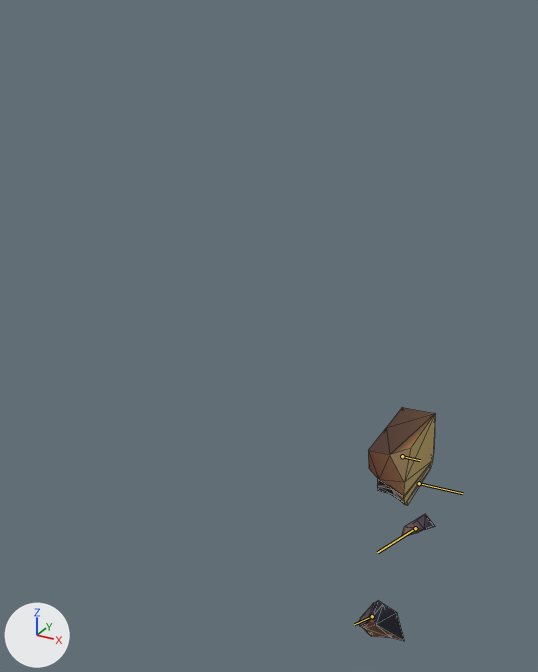
A saved change to the glTF model Project/area/1 sand oasis/act 1/environment/sandfall event/SandfallEvent.gltf.
One viewpoint serves both versions: a 50 mm camera at (40.4, -52.7, 1.3) aimed at (11.8, -0.8, -24.7). The lights are fixed; the arrows at lower left show +X, +Y and +Z. Both versions are drawn at frame 90 of the action 'event'; the numbers are the values there. The bones that bend it are drawn over the model as lines. Mesh edges are drawn as thin lines.

Objects in the first picture: 'SandfallEventMesh'.
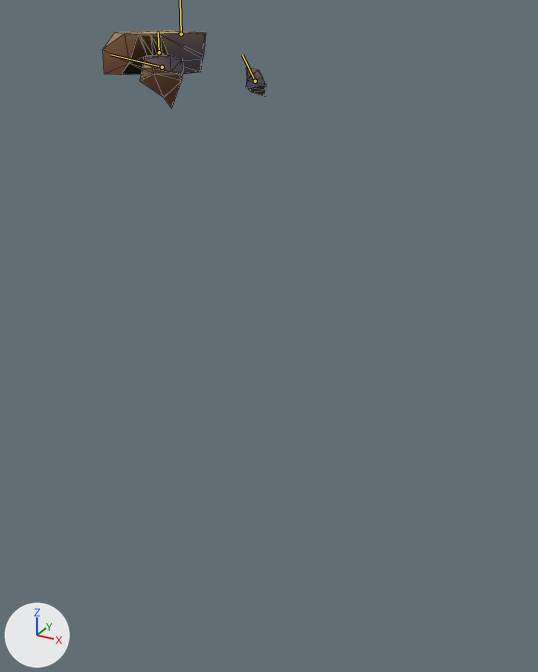
Changed parts and their boxes (x1, y1, x2, y2) in the pictures (538 x 672 px):
'SandfallEventMesh', posed (113% wider, 67% shorter)
    before: (359, 407, 435, 642)
    after: (103, 30, 266, 108)
bone 'piece1', root to tip
    before: (402, 456) to (420, 460)
    after: (159, 52) to (158, 32)
bone 'piece2', root to tip
    before: (415, 528) to (377, 552)
    after: (255, 81) to (242, 55)
bone 'piece3', root to tip
    before: (372, 616) to (354, 624)
    after: (162, 67) to (110, 54)

What the commit changed:
Bone 'piece1' (bone_piece1) moves from (24.35, -35.03, 0.0) to (1.2, -3.49, 0.0).
Bone 'piece1' (bone_piece1) turns from (0, 0, -86) to (0, 0, -1) degrees about its own x, y and z.
Bone 'piece2' (bone_piece2) moves from (22.85, -45.3, -0.86) to (5.8, -5.78, -0.7).
Bone 'piece2' (bone_piece2) turns from (50, -25, 97) to (-43, -22, 75) degrees about its own x, y and z.
Bone 'piece3' (bone_piece3) moves from (22.3, -48.67, 1.8) to (2.1, -4.31, 0.65).
Bone 'piece3' (bone_piece3) turns from (-21, -14, 151) to (46, -15, 55) degrees about its own x, y and z.
